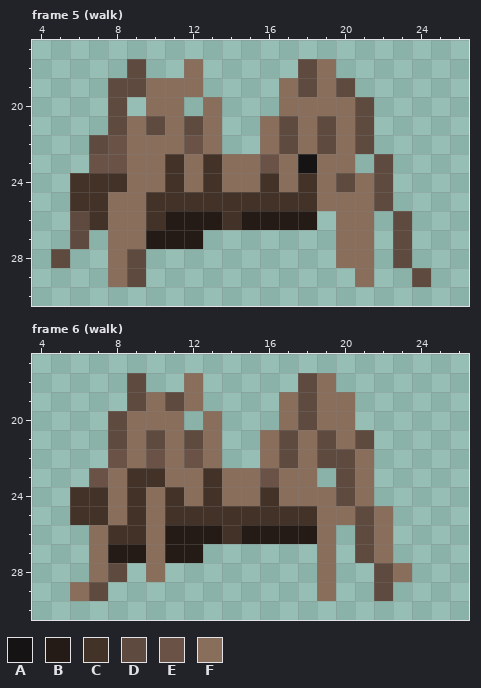
Two states of a pixel-art file, Assets/Animales/arana_de_hualpen.aseprite. The first picture shows the starting point.
32x32 pixels, 6 frames. Colours within 5 levels of each other are drawn and written as one. Shown: frame 5 (walk): x 4..26, y 17..30; frame 6 (walk): x 4..26, y 17..30. The commit also changed other frames, which this record leaves out.
Palette (. is transparent): A #151314  B #241a16  C #423228  D #5e4a3e  E #6a5246  F #8a6e5c
Pixels before, frame 5 (walk), first column x 5:
18 ....D..F.....DF.....
19 ...DDFFF....FDFD....
20 ...D.FF.F...FFFFD...
21 ...DFDFDF..FDFDFD...
22 ..DEFFFEF..FDFDFD...
23 ..EEFFCFCFFEFAFF.D..
24 .CCCFFCFCFFCFCFDFD..
25 .CCFFCCCCCCCCCFFFD..
26 .DCFFCBBBCBBBB.FF.D.
27 .D.FFBBB.......FF.D.
28 D..FD..........FF.D.
29 ...FD...........F..D
Pixels before, frame 6 (walk), first column x 6:
18 ...D..F.....DF....
19 ...DFDF....FDFF...
20 ..DFFF.F...FDFF...
21 ..DFDFDF..FDFDFD..
22 ..EFEFEF..FDFDDF..
23 .EFCCFFCFFEFF.DF..
24 CCFCFCFCFFCFFFDF..
25 CCFCFCCCCCCCCFFDF.
26 .FCCFBBBCBBBBF.DF.
27 .FBBFBB......F.DF.
28 .FD.F........F..DF
29 FD...........F..D.
The same view after the edit:
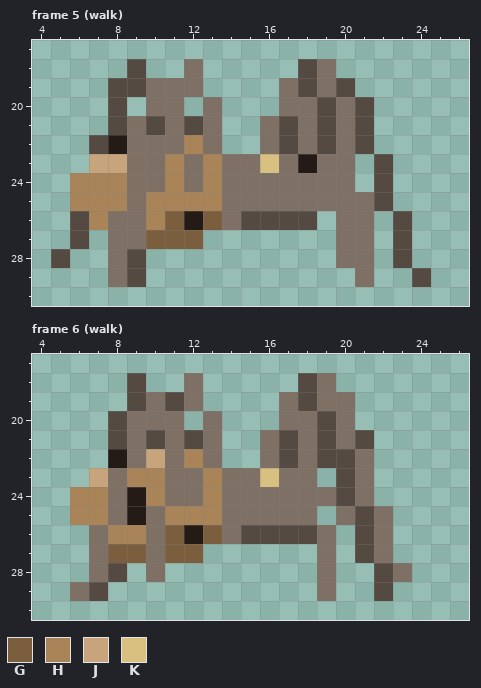
Colours new in this view: G #7a5e3e  H #a88458  J #c8a47c  K #d8c080
From old to new:
Colour D changes from #5e4a3e to #544a42.
Colour F changes from #8a6e5c to #7e7064.
Frame 5 (walk):
Colour B replaces colour A in row 23 at x 18.
Colour B replaces colour E in row 22 at x 8.
Colour D replaces colour B in row 26 at x 15 to 18.
Colour D replaces colour F in row 20 at x 19.
Colour F replaces colour C in row 24 at x 16 and 18; in row 25 at x 14 to 18; in row 26 at x 14.
Colour F replaces colour D in row 24 at x 20.
Colour G replaces colour B in row 26 at x 11 and 13; in row 27 at x 10 to 12.
Colour H replaces colour C in row 23 at x 11 and 13; in row 24 at x 6 to 8, 11 and 13; in row 25 at x 6 to 7 and 10 to 13; in row 26 at x 7 and 10.
Colour H replaces colour E in row 22 at x 12.
Colour H replaces colour F in row 25 at x 8.
Colour J replaces colour E in row 23 at x 7 to 8.
Colour K replaces colour E in row 23 at x 16.
Colour F is gone in row 24 at x 21.
Frame 6 (walk):
Colour B replaces colour C in rows 24 to 25 at x 9.
Colour B replaces colour E in row 22 at x 8.
Colour D replaces colour B in row 26 at x 15 to 18.
Colour D replaces colour F in row 20 at x 19.
Colour F replaces colour C in row 24 at x 11 and 16; in row 25 at x 14 to 18; in row 26 at x 14.
Colour F replaces colour D in row 20 at x 18.
Colour G replaces colour B in row 26 at x 11 and 13; in row 27 at x 8 to 9 and 11 to 12.
Colour H replaces colour C in row 23 at x 9 to 10 and 13; in row 24 at x 6 to 7 and 13; in row 25 at x 6 to 7 and 11 to 13; in row 26 at x 8 to 9.
Colour H replaces colour E in row 22 at x 12.
Colour H replaces colour F in row 24 at x 10.
Colour J replaces colour E in row 22 at x 10; in row 23 at x 7.
Colour K replaces colour E in row 23 at x 16.
Colour F is gone in row 25 at x 19.
Boxes around the changes in both pictures, in picture pixels (x1, y1, x2, y2):
changed: (51, 59, 431, 287)
changed: (70, 373, 412, 601)
